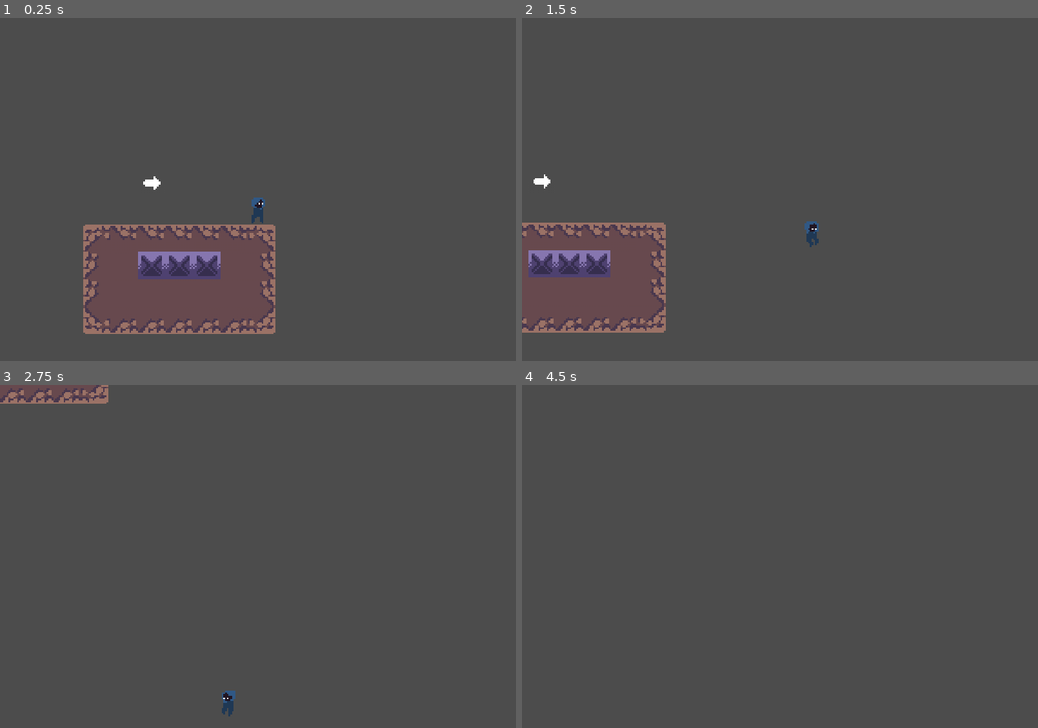
Above: before the commit, frames 1-4 (two rows, left to right).
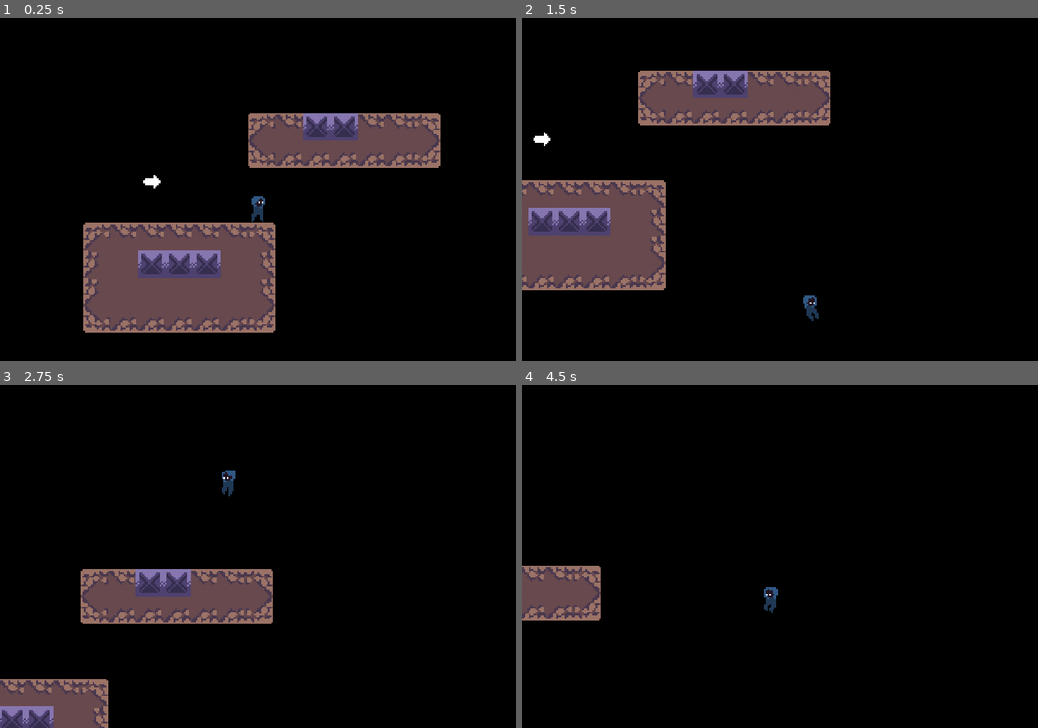
Above: after the commit, the same moments.

Repository: Wiper-GameDev/Aeroblaster
Game: Godot game, scene res://src/Game/Game.tscn
Two runs of this game, one before a commit and one after it. Both use one fixed random seed, a clock stepped at 60 frames per second and the inputs below.
Inputs:
- Up to frame 1 (0.25 s): no input
- Up to frame 2 (1.5 s): hold Right (move_right) from 0.53 s (still down); tap W (jump) at 0.77 s
- Up to frame 3 (2.75 s): tap W (jump) at 1.52 s; release Right (move_right) at 2.03 s; hold Left (move_left) from 2.03 s (still down)
- Up to frame 4 (4.5 s): release Left (move_left) at 2.78 s; hold Right (move_right) 2.78-4.28 s; tap W (jump) at 3.02, 3.77 s; hold Left (move_left) from 4.28 s (still down)

The runs differ from the first frame. In frame 1, 89% of the frame differs, in the area x 0-100%, y 0-100%; in frame 2, 96%; in frame 3, 99%; in frame 4, 100%.

Commit message:
Added Player Teleport

Diff:
--- a/src/Actors/Player/Player.gd
+++ b/src/Actors/Player/Player.gd
@@ -6,6 +6,7 @@
 export var speed := Vector2(300, 650)
 export var gravity := 2000.0
 export var MAX_JUMPS := 2
+export var MAX_GRAVITY := 600.0
 
 # Process
 var _velocity := Vector2.ZERO
@@ -25,6 +26,10 @@
 	if is_on_floor():
 		remaining_jumps = MAX_JUMPS
 
+	# Check if we need to teleport the player
+	if $Camera2D.limit_bottom < position.y:
+		teleport_to_top()
+
 	# Getting Player Direction
 	var direction := get_direction()
 	_velocity = calculate_move_velocity(
@@ -39,6 +44,10 @@
 
 	# Changing Animations
 	change_animation(direction)
+
+
+	# Cap Max Gravity
+	_velocity.y = clamp(_velocity.y, -speed.y, MAX_GRAVITY)
 
 
 
@@ -94,3 +103,10 @@
 
 
 	return out
+
+
+func teleport_to_top() -> void:
+	position.y = $Camera2D.limit_top
+
+	# Reset Velocity.y
+	_velocity.y = 0
--- a/src/Game/Game.tscn
+++ b/src/Game/Game.tscn
@@ -454,12 +454,33 @@
 21/z_index = 0
 
 [node name="Game" type="Node2D"]
+__meta__ = {
+"_edit_horizontal_guides_": [ 704.0, -133.0 ],
+"_edit_vertical_guides_": [ 902.0 ]
+}
+
+[node name="Background" type="CanvasLayer" parent="."]
+layer = -1
+
+[node name="ColorRect" type="ColorRect" parent="Background"]
+anchor_right = 1.0
+anchor_bottom = 1.0
+color = Color( 0, 0, 0, 1 )
+__meta__ = {
+"_edit_use_anchors_": false
+}
 
 [node name="TileMap" type="TileMap" parent="."]
-tile_set = SubResource( 16 )
+tile_set = SubResource( 15 )
 cell_size = Vector2( 48, 48 )
 format = 1
-tile_data = PoolIntArray( 393221, 19, 0, 524291, 0, 0, 524292, 1,  …(367 unchanged characters)…
+tile_data = PoolIntArray( 262153, 0, 0, 262154, 1, 0, 262155, 9, 0, 262156, 9, 0, 262157, 1, 0, 262158, 1, 0, 262159, 2, 0, 327689, 6, 0, 327690, 7, 0, 327691, 7, 0, 327692, 7, 0, 327693, 7, 0, 327694, 7, 0, 327695, 8, 0, 393221, 19, 0, 524291, 0, 0, 524292, 1,  …(367 unchanged characters)…
 
 [node name="Player" parent="." instance=ExtResource( 1 )]
 position = Vector2( 450, 300 )
+
+[node name="Camera2D" parent="Player" index="2"]
+limit_top = -130
+limit_bottom = 700
+
+[editable path="Player"]
Not shown: 15 places in src/Game/Game.tscn that only renumber resources
